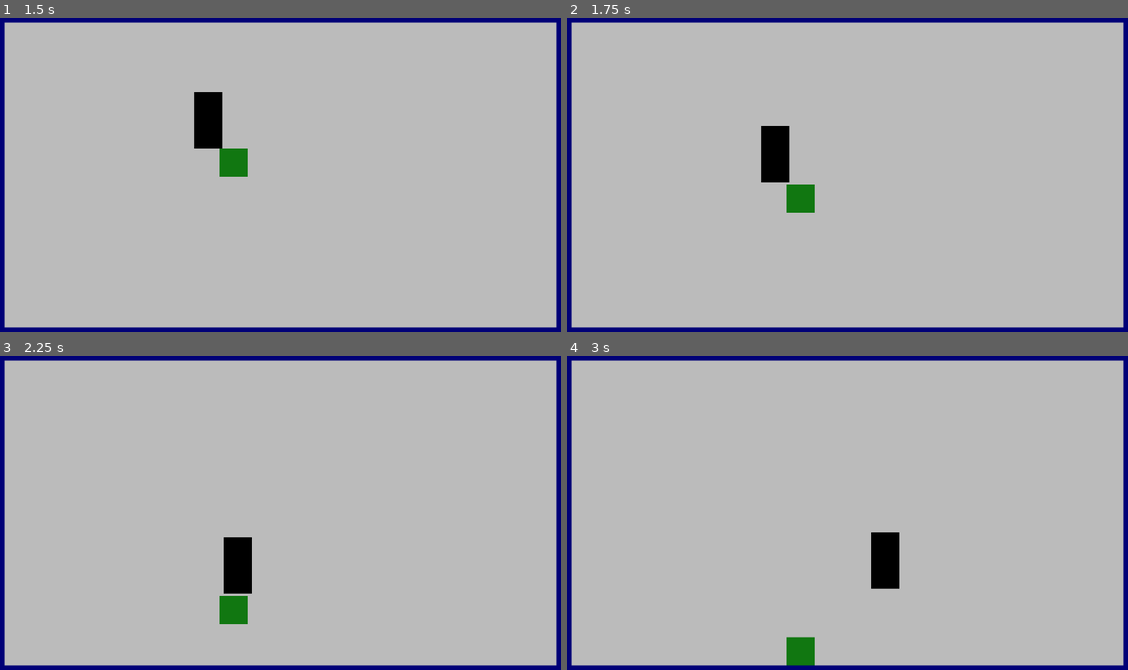
Above: before the commit, frames 1-4 (two rows, left to right).
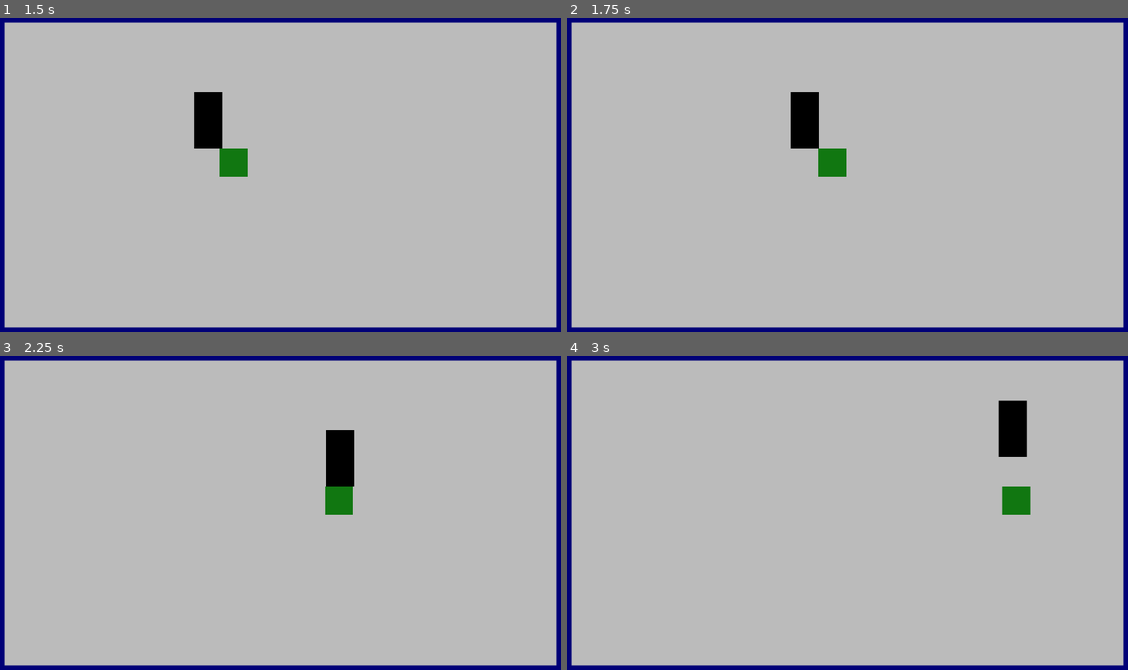
Above: after the commit, the same moments.

Repository: telmotrooper/goofy-demo
Game: Godot game, scene res://main.tscn
The game is run twice, just before and just after one commit, with the same random seed, the same clock (stepped at 60 frames per second) and the same inputs.
Inputs:
- Up to frame 1 (1.5 s): tap Enter at 0.5 s; hold Right (ui_right) 0.53-1.28 s; tap Space (ui_select) at 0.6, 0.77, 1.07, 1.35 s; hold Down (ui_down) from 1.28 s (still down)
- Up to frame 2 (1.75 s): keep holding Down (ui_down); tap Space (ui_select) at 1.52 s
- Up to frame 3 (2.25 s): tap Space (ui_select) at 1.82, 2.1 s; release Down (ui_down) at 2.03 s; hold Right (ui_right) from 2.03 s (still down)
- Up to frame 4 (3 s): release Right (ui_right) at 2.78 s; hold Up (ui_up) from 2.78 s (still down); tap Space (ui_select) at 2.85 s

Frame 1 is identical in both runs. In frame 2, 2.7% of the frame differs, in the area x 34-50%, y 23-63%; in frame 3, 2.7%; in frame 4, 2.8%, in the area x 39-83%, y 14-99%.

Commit message:
Using 'move_and_collide'

Diff:
--- a/moving_block.gd
+++ b/moving_block.gd
@@ -3,15 +3,14 @@
 const SPEED := 500
 
 func _physics_process(delta: float) -> void:
-	move_and_slide()
+	move_and_collide(velocity * delta)
 
 func kick(direction: String) -> void:
-	print("kick")
+	if direction == "up":
+		velocity = Vector2(0, -SPEED)
+	elif direction == "down":
+		velocity = Vector2(0, SPEED)
 	if direction == "right":
 		velocity = Vector2(SPEED,0)
 	elif direction == "left":
 		velocity = Vector2(-SPEED,0)
-	elif direction == "up":
-		velocity = Vector2(0, -SPEED)
-	elif direction == "down":
-		velocity = Vector2(0, SPEED)
--- a/player/player.gd
+++ b/player/player.gd
@@ -1,10 +1,6 @@
 extends CharacterBody2D
 
 const SPEED := 500.0
-
-enum Direction {UP, DOWN, LEFT, RIGHT}
-
-#const direction =
 
 func _physics_process(_delta: float) -> void:
 	velocity.x = Input.get_axis("ui_left", "ui_right") * SPEED
@@ -14,4 +10,4 @@
 
 	if $Area2D.get_overlapping_bodies().size() > 0 and Input.is_action_just_pressed("ui_select"):
 		var moving_block = $Area2D.get_overlapping_bodies()[0]
-		moving_block.kick("down")
+		moving_block.kick("right")
